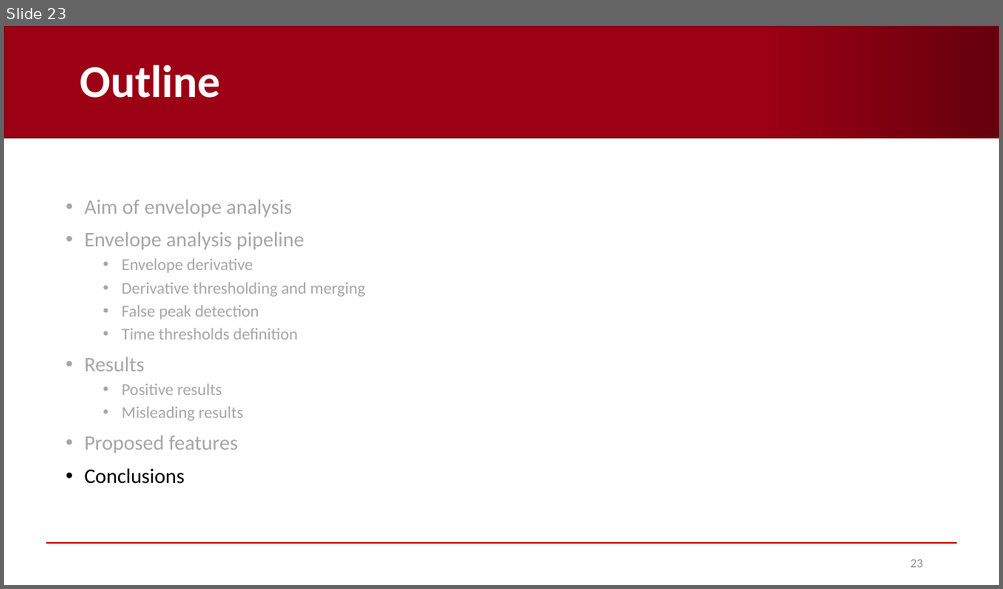
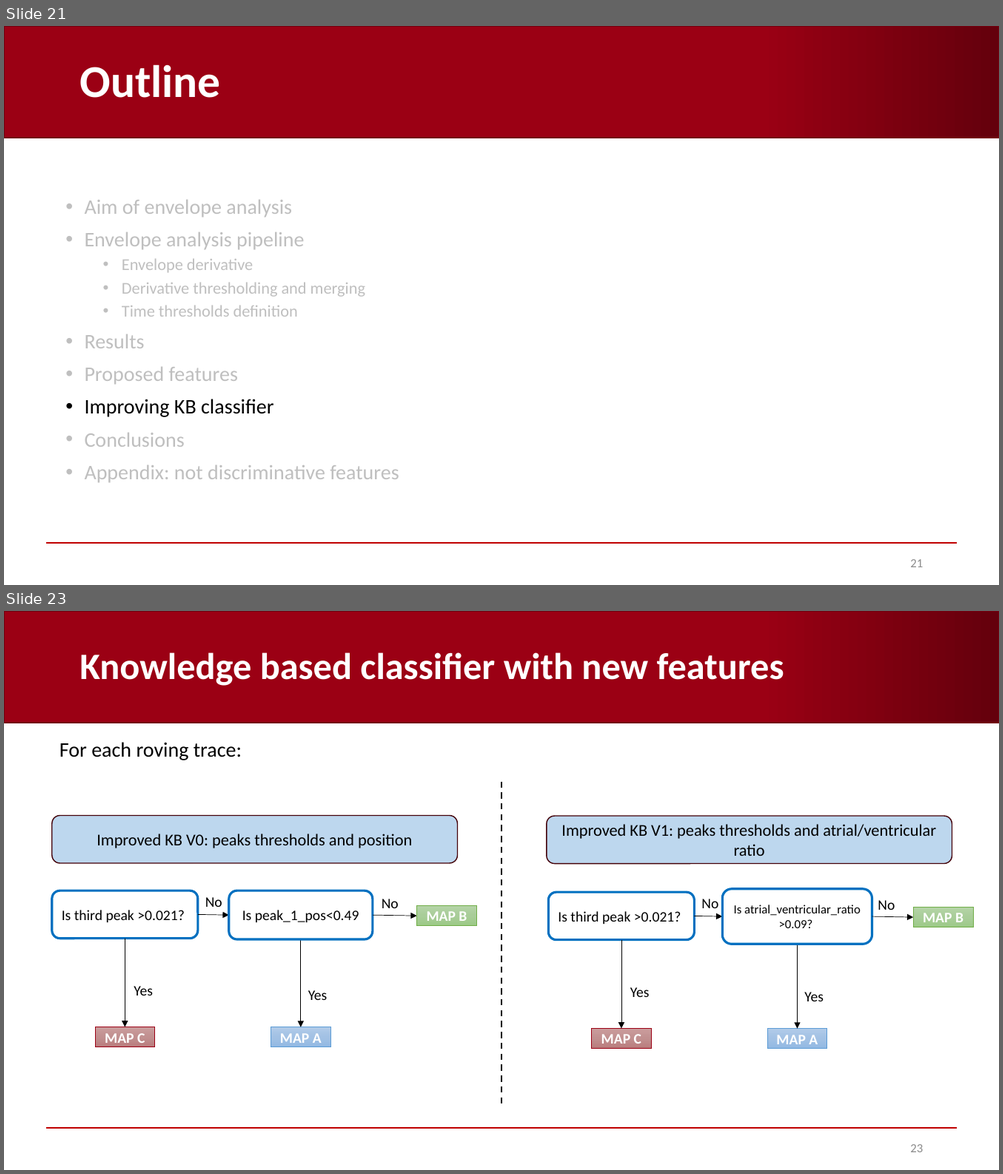
Before and after one commit to AndreaCorrado00/Tesi_magistrale_Corrado_Andrea, a slide deck: Documentation/7. Envelope analysis.pptx. Shown one above the other, each under a label of ours: slide 23 before the commit, slides 21 and 23 after it; the slides between them are not shown. The pictures are 1003x589 and 1003x1174 pixels, drawn with LibreOffice and Linux fonts; fonts in the diff are those of the drawing; background and template pictures are left out. Boxes give left, top, right and bottom in pixels: in the first picture for what was removed or moved away, otherwise in the second. Text is boxed around its words. In the diff, an @@ line names an element or a change of style, - is before the commit and + after.

Commit message:
KB improved results

```diff
--- a/Documentation/7. Envelope analysis.pptx
+++ b/Documentation/7. Envelope analysis.pptx
@@ slide 23 added at [4,611,999,1170], background #FFFFFF; not listed: 2 template elements that a slide beside it also shows @@
@@ title added at [79,652,784,686], 36 pt, text #FFFFFF, bold @@
+Knowledge based classifier with new features
@@ text added at [60,742,242,760], 20 pt, text #000000 @@
+For each roving trace:
@@ line added from (502, 782) to (502, 1107), #000000 1.5 pt dashed @@
@@ rectangle added at [450,789,468,801], fill #FFFFFF, outline #FFFFFF 1 pt @@
@@ rounded rectangle added at [52,815,457,863], fill #BDD7EE, outline #440009 1 pt, 16 pt, text #000000 @@
+Improved KB V0: peaks thresholds and position
@@ rounded rectangle added at [546,816,951,864], fill #BDD7EE, outline #440009 1 pt, 16 pt, text #000000 @@
+Improved KB V1: peaks thresholds and atrial/ventricular ratio
@@ group added at [52,891,476,1048]: 4 arrows, 4 texts, 3 rectangles, 2 rounded rectangles @@
+Is third peak >0.021?
+MAP C
+MAP A
+No
+No
+Yes
+Yes
+Is peak_1_pos<0.49
+MAP B
@@ group added at [549,889,973,1049]: 4 arrows, 4 texts, 3 rectangles, 2 rounded rectangles @@
+Is third peak >0.021?
+MAP C
+MAP A
+No
+No
+Yes
+Yes
+Is atrial_ventricular_ratio >0.09?
+MAP B
@@ page number added at [910,1145,922,1153], 12 pt, text #8C8C8C @@
+23
@@ what was slide 23 is now slide 21 @@
@@ slide 21 changed as well @@
@@ text at [85,200,365,447]: text colour #A6A6A6 to #BFBFBF in "Aim of envelope analysis", "Envelope analysis pipeline", "Envelope derivative", "Derivative thresholding and merging" and 3 more places; text colour #000000 to #BFBFBF in "Conclusions" @@
@@ text at [122,305,259,320]: paragraph removed @@
-  • False peak detection
@@ text at [85,399,274,417]: paragraph added @@
+• Improving KB classifier
@@ text at [122,383,243,421]: paragraphs removed @@
-  • Positive results
-  • Misleading results
@@ text at [85,466,398,483]: paragraph added @@
+• Appendix: not discriminative features
@@ page number at [910,560,922,568]: text changed @@
-23
+21
```
Also in this commit, not shown: 18 other slides changed, 10 other slides added, 4 slides removed.
